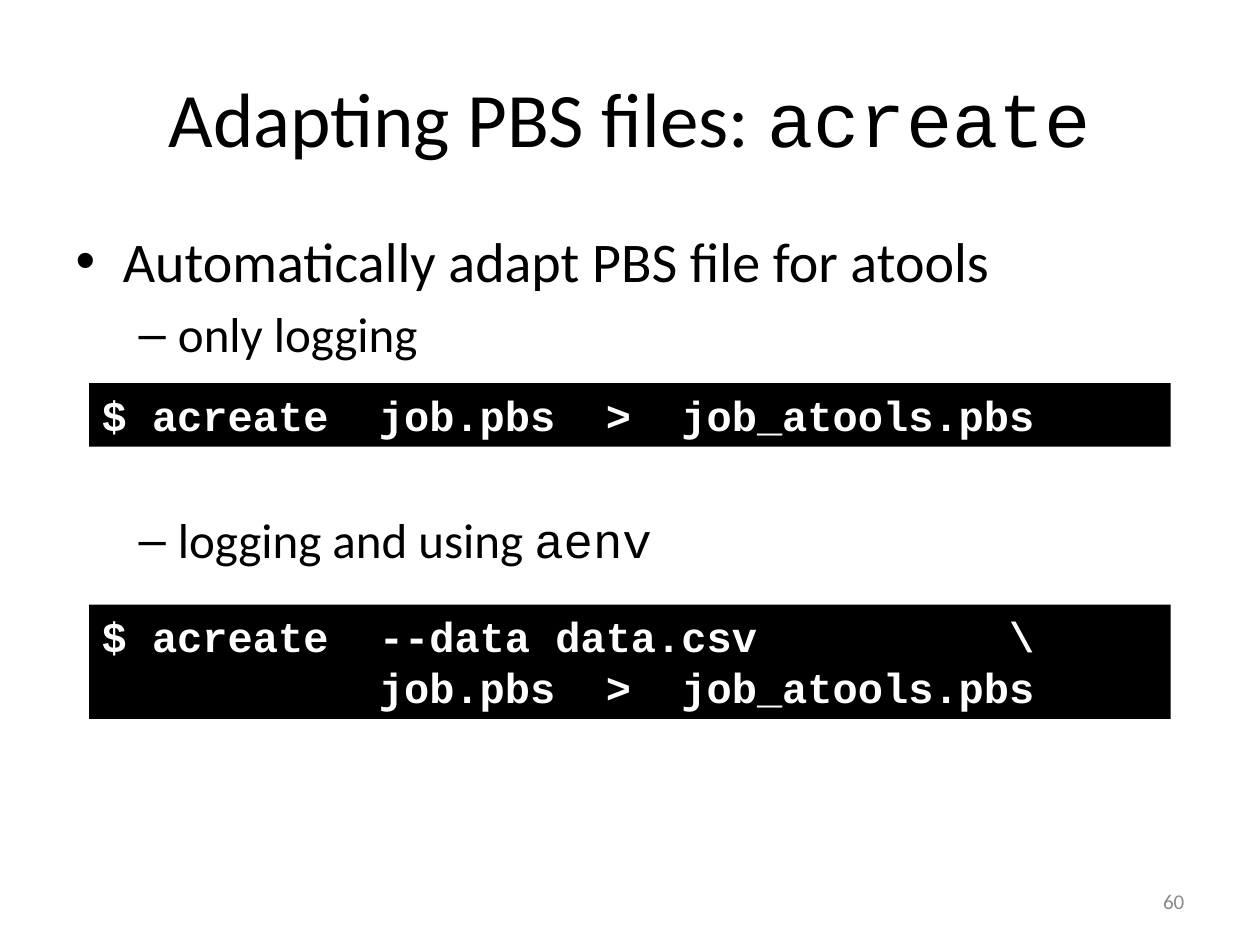
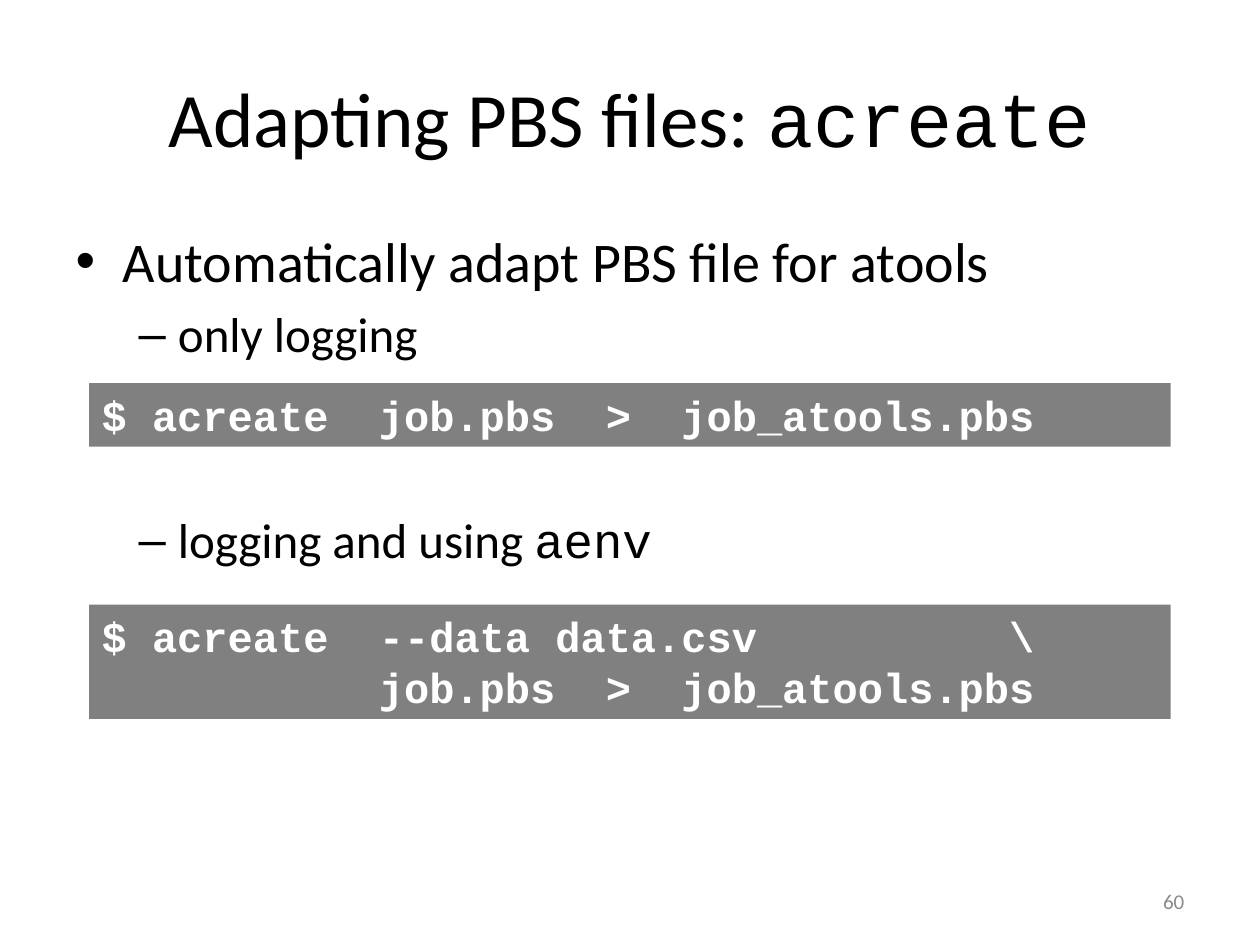
Before and after one commit to gjbex/worker-and-atools, a slide deck: slide 60 of worker_atools.pptx. Drawn at 1260x945 pixels with LibreOffice and Linux fonts; fonts in the diff are those of the drawing. Boxes give left, top, right and bottom in pixels: in the first picture for what was removed or moved away, otherwise in the second. Text is boxed around its words. In the diff, an @@ line names an element or a change of style, - is before the commit and + after.

Commit message:
Update style to improve readability

```diff
--- a/worker_atools.pptx
+++ b/worker_atools.pptx
@@ rectangle "$ acreate job.pbs > job_atools.pbs" at (89,383,1171,446): fill #000000 to #808080 @@
@@ rectangle "$ acreate --data data.csv \" at (89,605,1171,719): fill #000000 to #808080 @@
```
Also in this commit, not shown: 16 other slides changed.
